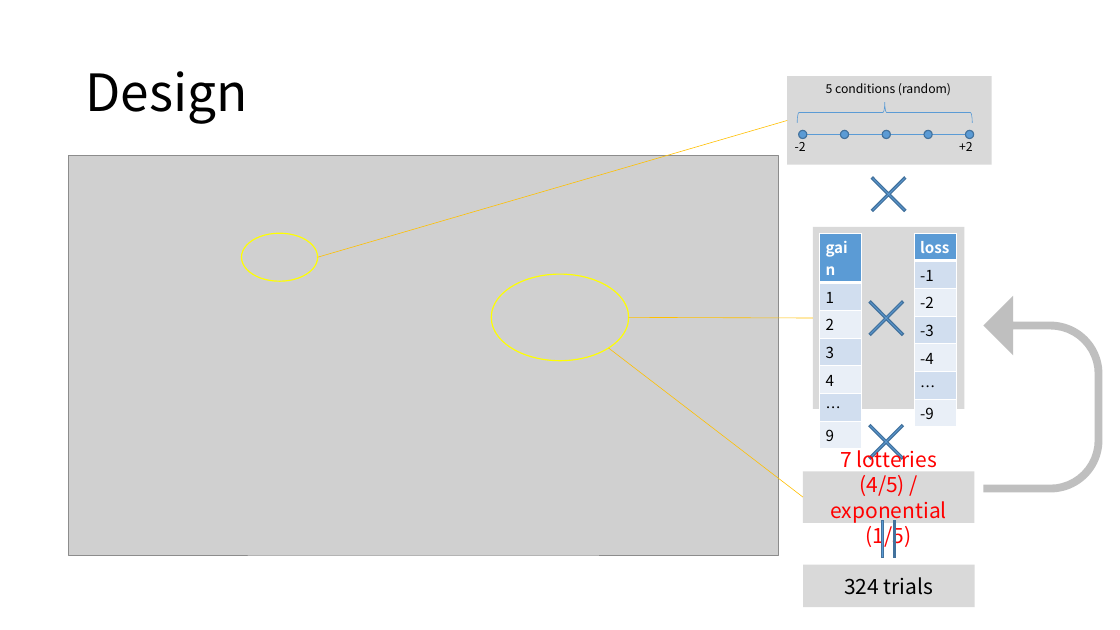
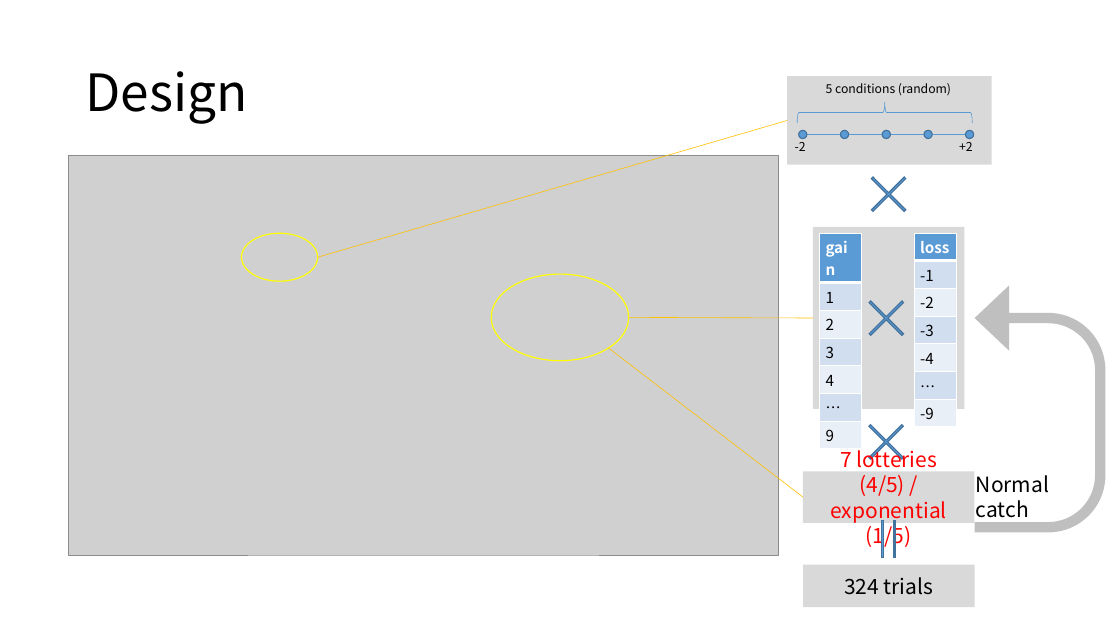
Before and after one commit to NieSz/poor-neuroeco-exp, a slide deck: slide 2 of anal/181111.pptx. Drawn at 1120x630 pixels with LibreOffice and Linux fonts; fonts in the diff are those of the drawing; grey boxes stand for pictures. Boxes give left, top, right and bottom in pixels: in the first picture for what was removed or moved away, otherwise in the second. Text is boxed around its words. In the diff, an @@ line names an element or a change of style, - is before the commit and + after.

```diff
--- a/anal/181111.pptx
+++ b/anal/181111.pptx
@@ uturn arrow: place and size @@
-uturn arrow at (984, 296, 1103, 492)
+uturn arrow at (975, 286, 1106, 533)
@@ uturn arrow at (975, 286, 1106, 533): proportions changed @@
@@ text added at (976, 475, 1049, 523), 18 pt, text #000000 @@
+Normal
+catch
```
Also in this commit, not shown: 7 other slides changed, 1 slide added, 2 other files.
